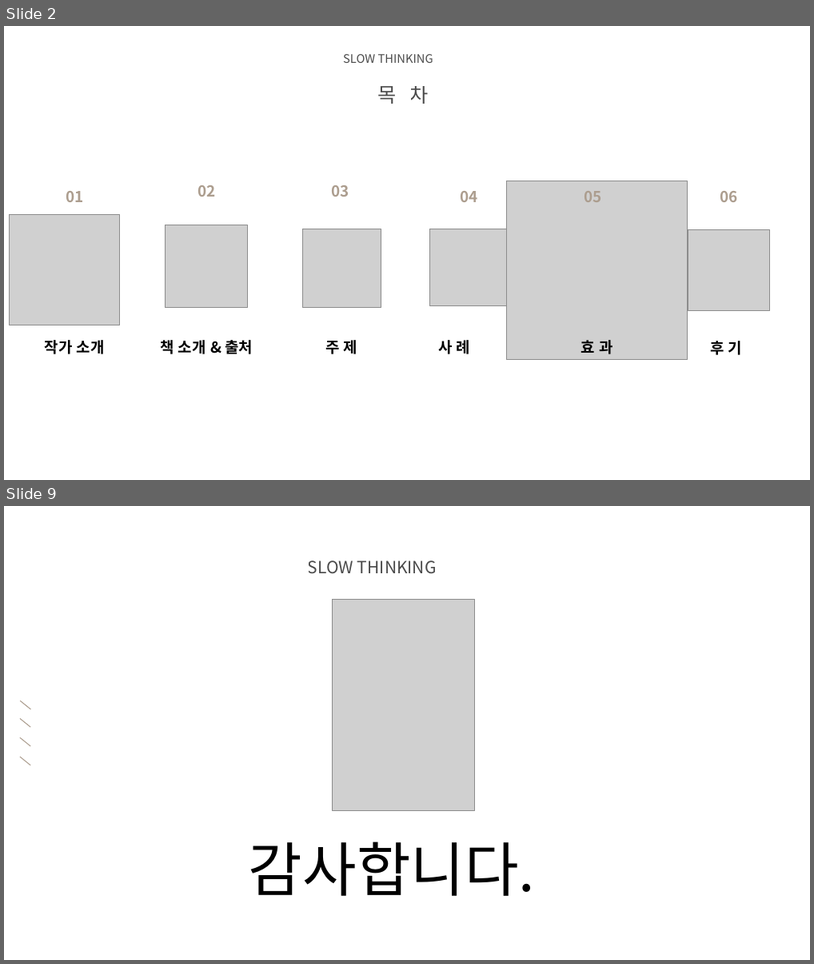
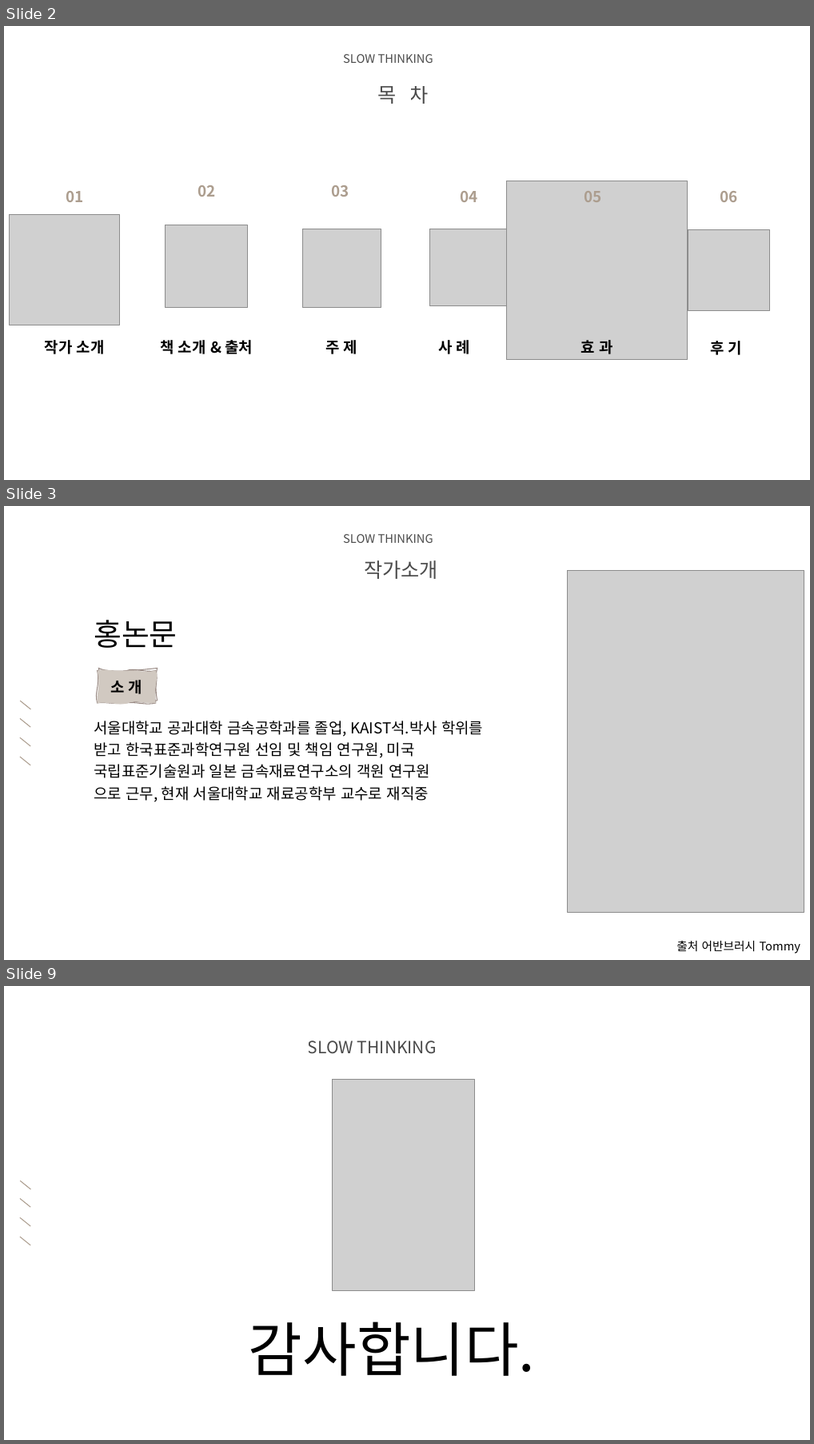
Before and after one commit to audgks5551/ppt, a slide deck: 2조.pptx. Shown one above the other, each under a label of ours: slides 2 and 9 before the commit, slides 2, 3 and 9 after it; the slides between them are not shown. The pictures are 814x964 and 814x1444 pixels, drawn with LibreOffice and Linux fonts; fonts in the diff are those of the drawing; grey boxes stand for pictures; background and template pictures are left out. Boxes give left, top, right and bottom in pixels: in the first picture for what was removed or moved away, otherwise in the second. Text is boxed around its words. In the diff, an @@ line names an element or a change of style, - is before the commit and + after.

```diff
--- a/2조.pptx
+++ b/2조.pptx
@@ slide 3 added at bbox=[4, 506, 810, 960], background picture (left out) @@
@@ text added at bbox=[343, 534, 434, 543], 14 pt, text #000000 at 71% opacity @@
+SLOW THINKING
@@ text added at bbox=[364, 560, 438, 579], 24 pt, text #000000 at 71% opacity @@
+작가소개
@@ picture added at bbox=[568, 570, 804, 912] @@
@@ text added at bbox=[94, 620, 177, 648], 36 pt, text #000000 @@
+홍논문
@@ freeform shape added at bbox=[97, 671, 156, 703], fill #D1C9C1, outline #9A8B85 1 pt @@
@@ freeform shape added at bbox=[99, 668, 158, 700], outline #9A8B85 1 pt @@
@@ text added at bbox=[110, 680, 142, 694], 18 pt, text #000000, bold @@
+소 개
@@ group added at bbox=[20, 700, 30, 765]: 4 lines @@
@@ text added at bbox=[94, 720, 483, 802], 18 pt, text #000000 @@
+서울대학교 공과대학 금속공학과를 졸업, KAIST석.박사 학위를 받고 한국표준과학연구원 선임 및 책임 연구원, 미국 국립표준기술원과 일본 금속재료연구소의 객원 연구원
+으로 근무, 현재 서울대학교 재료공학부 교수로 재직중
@@ text added at bbox=[677, 940, 802, 953], 14 pt, text #000000 @@
+출처 어반브러시 Tommy
```
Also in this commit, not shown: 3 slides changed, 2 other slides added, 3 slides removed.
